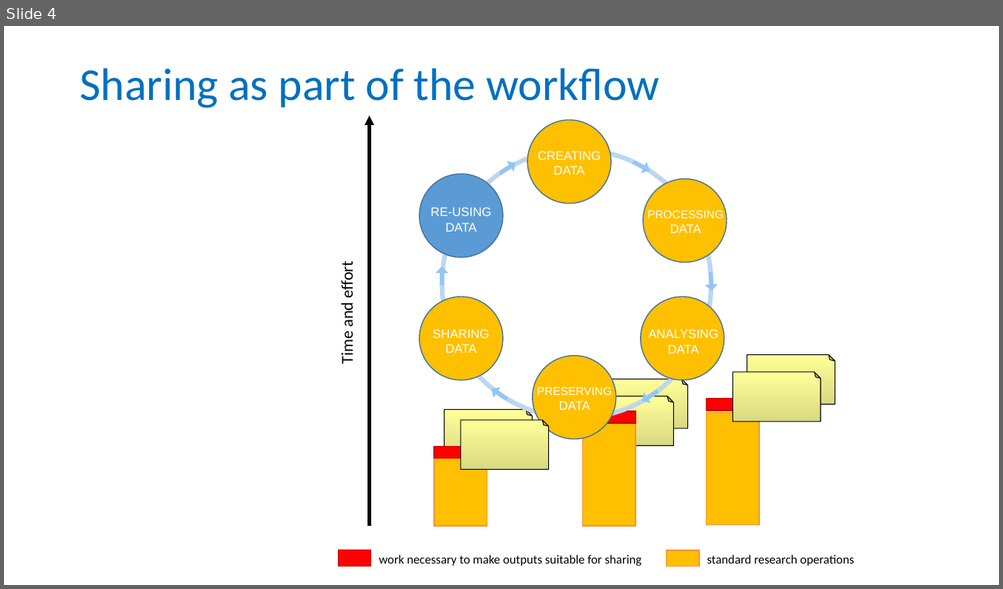
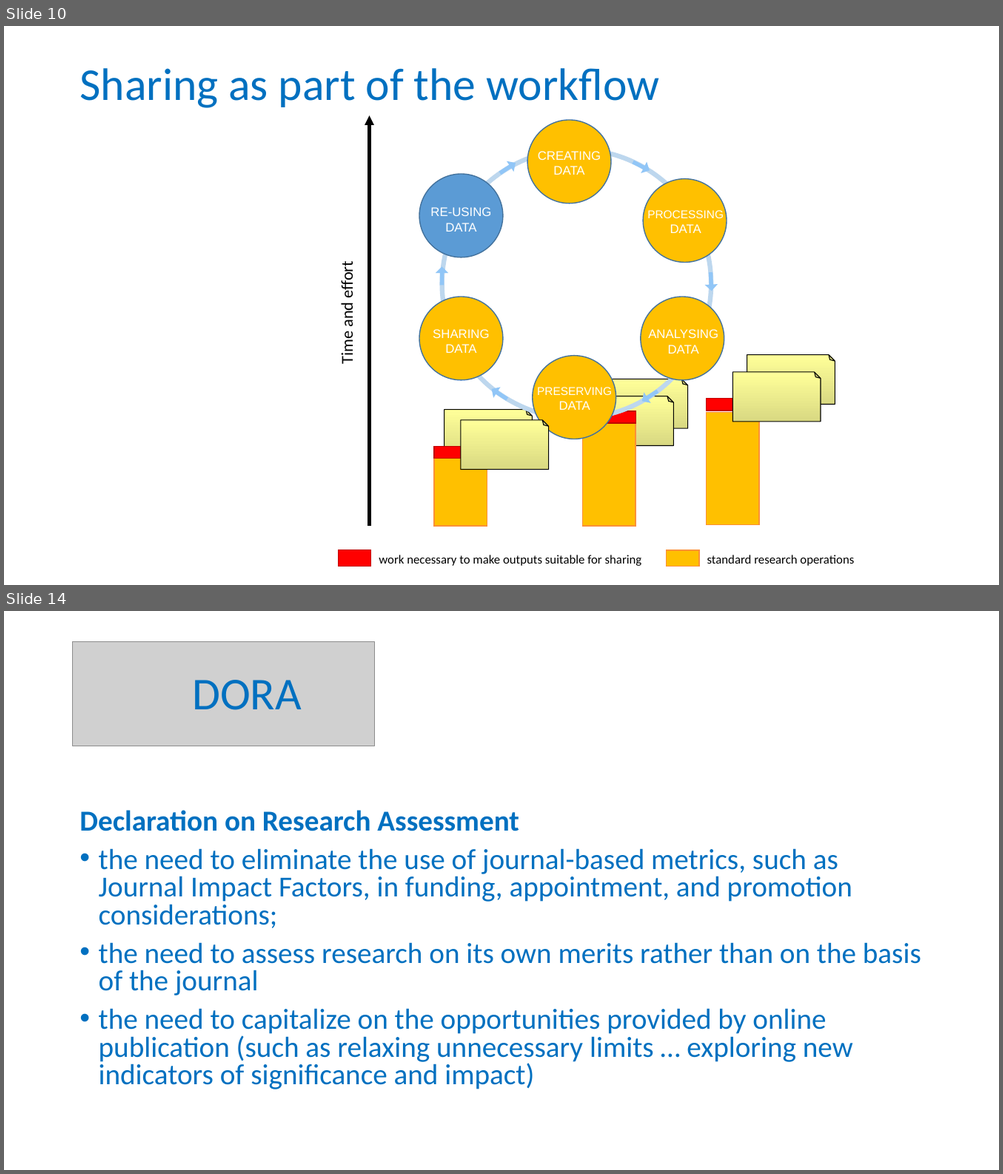
Before and after one commit to tobyhodges/probable-enigma, a slide deck: instructors/01_Why_are_we_here.pptx. Shown one above the other, each under a label of ours: slide 4 before the commit, slides 10 and 14 after it; the slides between them are not shown. The pictures are 1003x589 and 1003x1174 pixels, drawn with LibreOffice and Linux fonts; fonts in the diff are those of the drawing; grey boxes stand for pictures; background and template pictures are left out. Boxes give left, top, right and bottom in pixels: in the first picture for what was removed or moved away, otherwise in the second. Text is boxed around its words. In the diff, an @@ line names an element or a change of style, - is before the commit and + after.

```diff
--- a/instructors/01_Why_are_we_here.pptx
+++ b/instructors/01_Why_are_we_here.pptx
@@ slide 14 added at (4, 611, 999, 1170), background #FFFFFF @@
@@ picture added at (73, 641, 374, 746) @@
@@ title added at (192, 680, 301, 710), 44 pt, text #0070C0 @@
+DORA
@@ text added at (79, 810, 921, 1090), 28 pt, text #0070C0 @@
+Declaration on Research Assessment
+• the need to eliminate the use of journal-based metrics, such as Journal Impact Factors, in funding, appointment, and promotion considerations;
+• the need to assess research on its own merits rather than on the basis of the journal
+• the need to capitalize on the opportunities provided by online publication (such as relaxing unnecessary limits … exploring new indicators of significance and impact)
@@ what was slide 4 is now slide 10 @@
```
Also in this commit, not shown: 2 slides changed, 17 other slides added, 1 slide removed, 1 other file.
